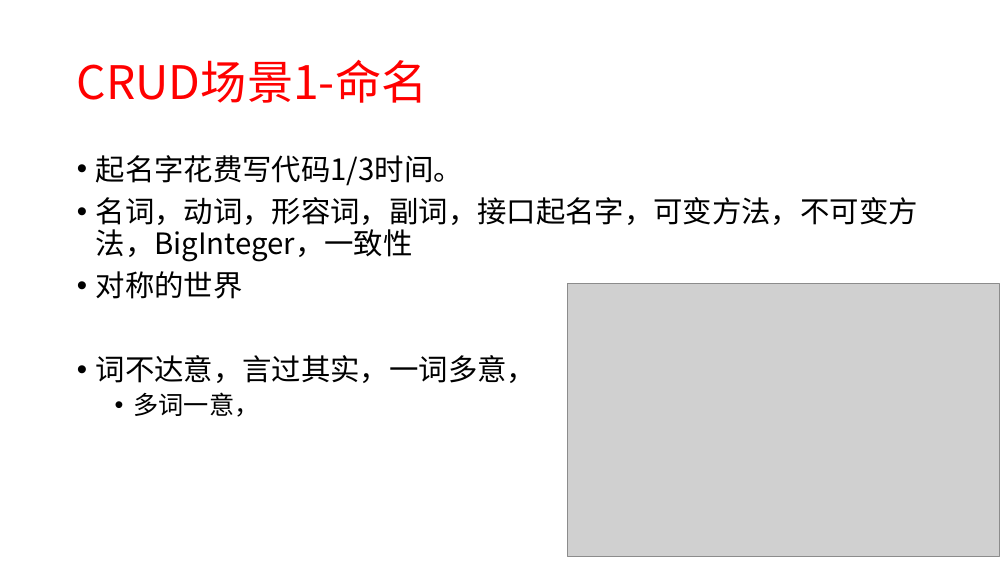
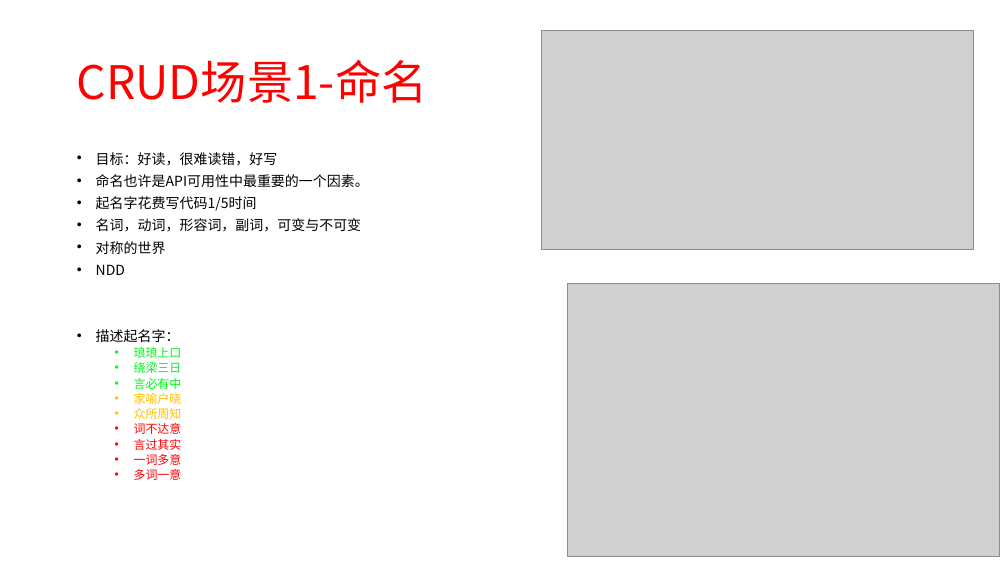
Before and after one commit to xiaozhiliaoo/my-slides, a slide deck: slide 8 of software-design-heuristic.pptx. Drawn at 1008x567 pixels with LibreOffice and Linux fonts; fonts in the diff are those of the drawing; grey boxes stand for pictures. Boxes give left, top, right and bottom in pixels: in the first picture for what was removed or moved away, otherwise in the second. Text is boxed around its words. In the diff, an @@ line names an element or a change of style, - is before the commit and + after.

```diff
--- a/software-design-heuristic.pptx
+++ b/software-design-heuristic.pptx
@@ picture added at (541, 30, 974, 250) @@
@@ text at (96, 152, 369, 232): text changed; size 28 to 13.3 pt @@
-• 起名字花费写代码1/3时间。
-• 名词，动词，形容词，副词，接口起名字，可变方法，不可变方法，BigInteger，一致性
+• 目标：好读，很难读错，好写
+• 命名也许是API可用性中最重要的一个因素。
+• 起名字花费写代码1/5时间
+• 名词，动词，形容词，副词，可变与不可变
@@ text at (96, 264, 182, 480): text changed; size 28 to 11.4 pt; text colour #000000 to #FF0000 @@
-• 词不达意，言过其实，一词多意，
-  • 多词一意，
+• NDD
+• 描述起名字：
+  • 琅琅上口
+  • 绕梁三日
+  • 言必有中
+  • 家喻户晓
+  • 众所周知
+  • 词不达意
+  • 言过其实
+  • 一词多意
+  • 多词一意
@@ text at (96, 241, 166, 254): size 28 to 13.3 pt in "对称的世界"; line spacing 0.9 to 0.7 @@
```
Also in this commit, not shown: 3 other slides changed, 1 slide added.
